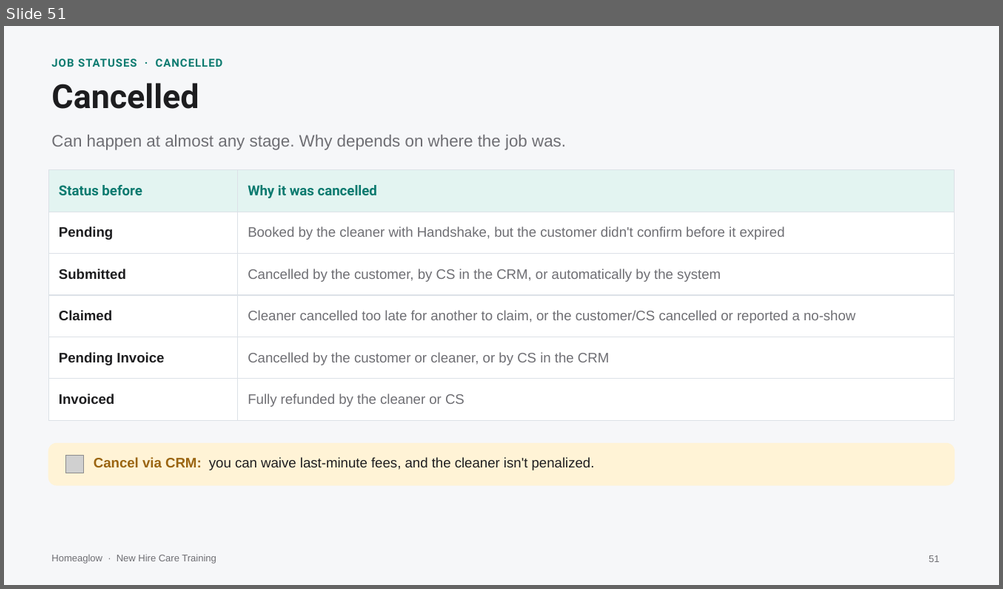
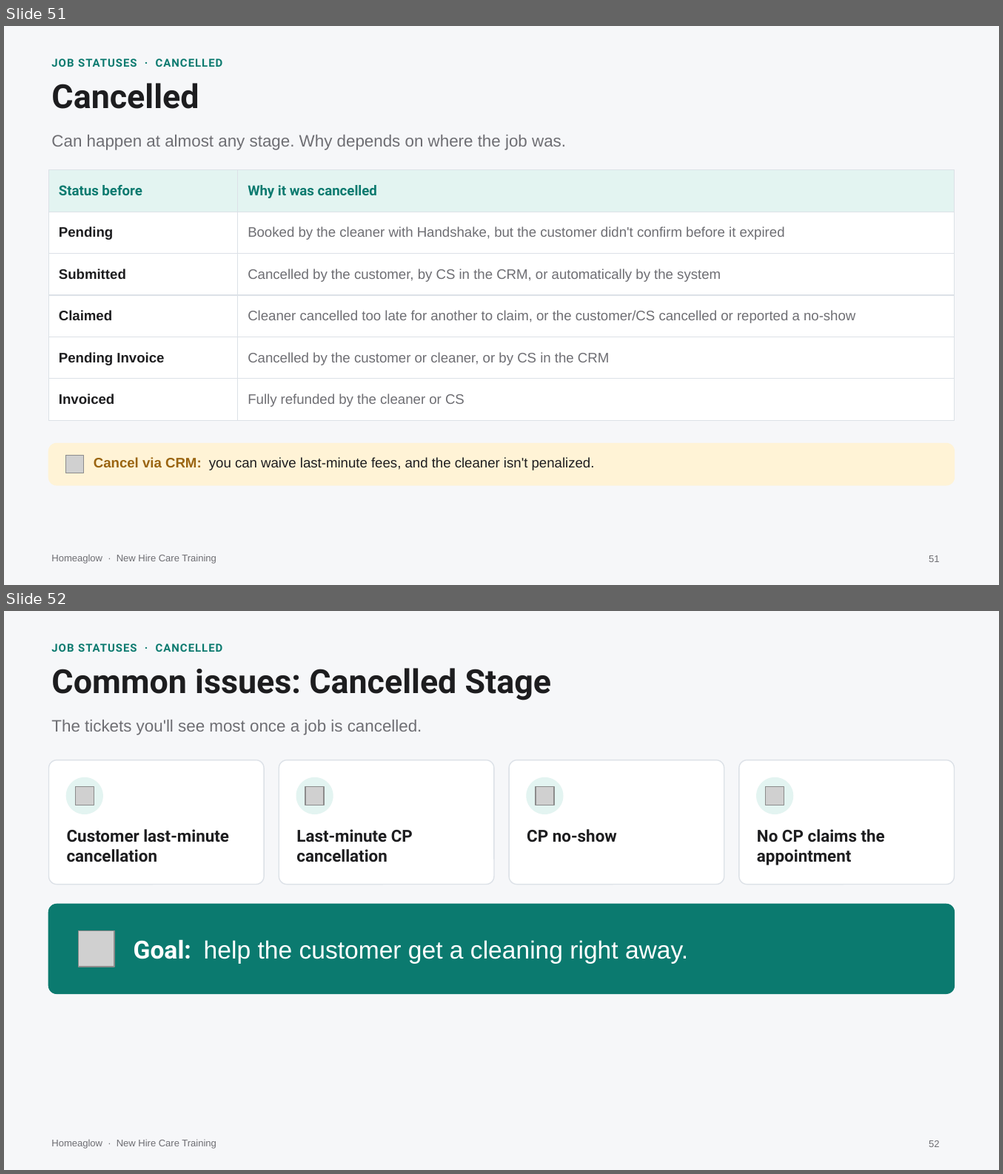
Before and after one commit to anjulimichelle/training, a slide deck: cleaner-foundations/cleaner-foundations-cp-crm.pptx. Shown one above the other, each under a label of ours: slide 51 before the commit, slides 51 and 52 after it. The pictures are 1003x589 and 1003x1174 pixels, drawn with LibreOffice and Linux fonts; fonts in the diff are those of the drawing; grey boxes stand for pictures. Boxes give left, top, right and bottom in pixels: in the first picture for what was removed or moved away, otherwise in the second. Text is boxed around its words. In the diff, an @@ line names an element or a change of style, - is before the commit and + after.

```diff
--- a/cleaner-foundations/cleaner-foundations-cp-crm.pptx
+++ b/cleaner-foundations/cleaner-foundations-cp-crm.pptx
@@ slide 52 added at <box>4,611,999,1170</box>, background #F6F7F9; not listed: 1 template element that a slide beside it also shows @@
@@ text added at <box>51,644,223,652</box>, 8 pt, text #0B7A6F, bold @@
+JOB STATUSES · CANCELLED
@@ text added at <box>51,668,551,701</box>, 24 pt, text #1D1D1F, bold @@
+Common issues: Cancelled Stage
@@ text added at <box>51,720,422,735</box>, 12 pt, text #6E6E73 @@
+The tickets you'll see most once a job is cancelled.
@@ rounded rectangle added at <box>48,760,264,885</box>, fill #FFFFFF, outline #DCE1E7 0.75 pt @@
@@ rounded rectangle added at <box>279,760,493,885</box>, fill #FFFFFF, outline #DCE1E7 0.75 pt @@
@@ rounded rectangle added at <box>509,760,724,885</box>, fill #FFFFFF, outline #DCE1E7 0.75 pt @@
@@ rounded rectangle added at <box>739,760,954,885</box>, fill #FFFFFF, outline #DCE1E7 0.75 pt @@
@@ ellipse added at <box>67,778,102,814</box>, fill #E3F4F1, outline #E3F4F1 1 pt @@
@@ picture added at <box>76,787,94,806</box> @@
@@ ellipse added at <box>296,778,333,814</box>, fill #E3F4F1, outline #E3F4F1 1 pt @@
@@ picture added at <box>305,787,324,806</box> @@
@@ ellipse added at <box>526,778,562,814</box>, fill #E3F4F1, outline #E3F4F1 1 pt @@
@@ picture added at <box>535,787,554,806</box> @@
@@ ellipse added at <box>757,778,793,814</box>, fill #E3F4F1, outline #E3F4F1 1 pt @@
@@ picture added at <box>765,787,784,806</box> @@
@@ text added at <box>67,829,229,863</box>, 12 pt, text #1D1D1F, bold @@
+Customer last-minute cancellation
@@ text added at <box>296,829,412,863</box>, 12 pt, text #1D1D1F, bold @@
+Last-minute CP cancellation
@@ text added at <box>526,829,617,843</box>, 12 pt, text #1D1D1F, bold @@
+CP no-show
@@ text added at <box>757,829,885,866</box>, 12 pt, text #1D1D1F, bold @@
+No CP claims the appointment
@@ rounded rectangle added at <box>48,904,954,994</box>, fill #0B7A6F, outline #0B7A6F 0.75 pt @@
@@ picture added at <box>79,931,114,967</box> @@
@@ text added at <box>134,940,688,963</box>, 18 pt, text #FFFFFF @@
+Goal: help the customer get a cleaning right away.
@@ page number added at <box>928,1141,939,1147</box>, 7 pt, text #6E6E73 @@
+52
```
Also in this commit, not shown: 1 other file.
